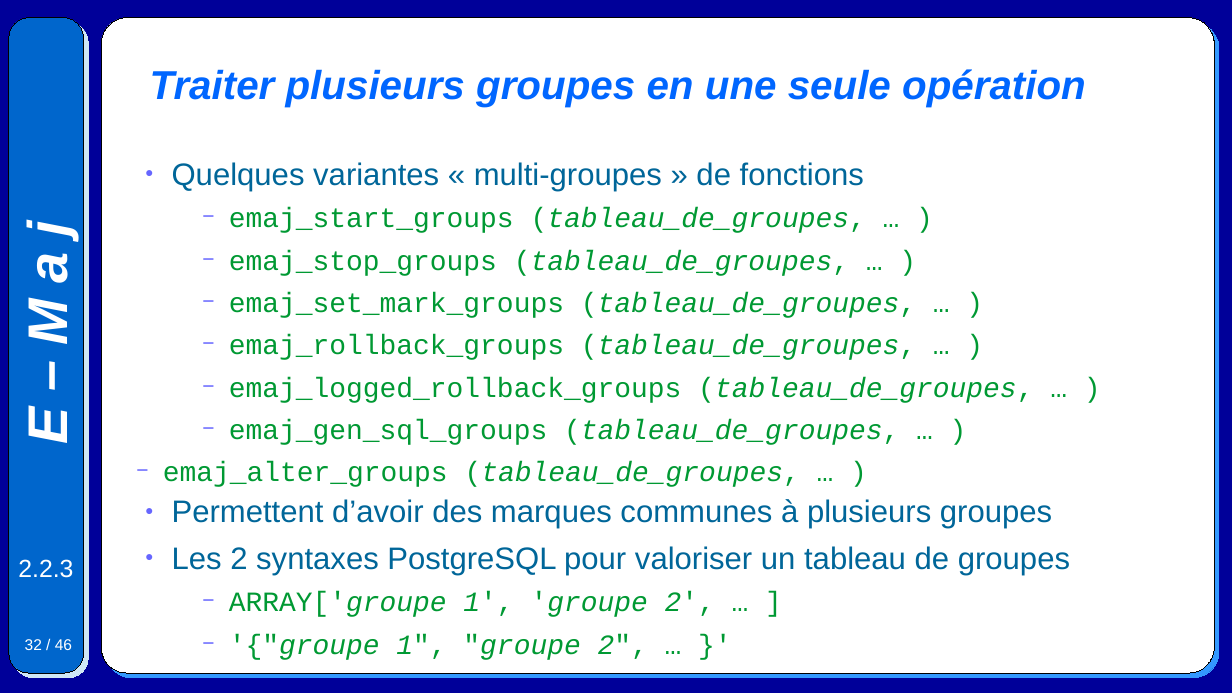
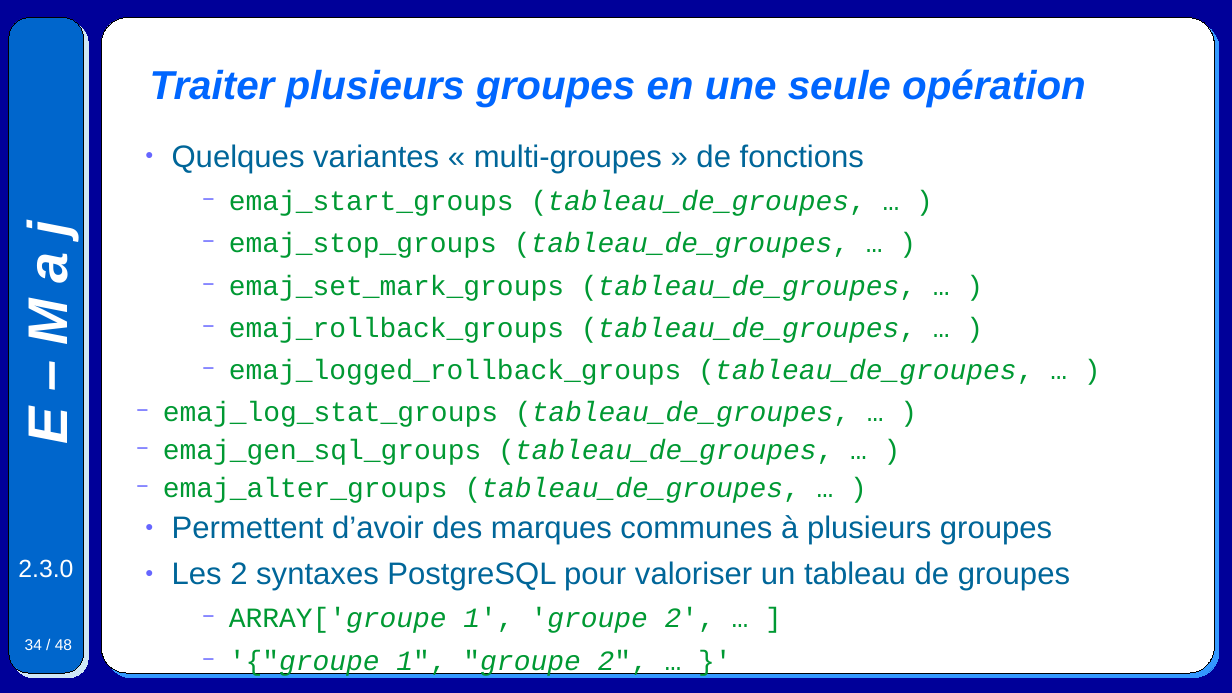
Before and after one commit to beaud76/emaj_doc, a slide deck: slide 34 of Emaj.devel_pres_fr.odp (slide 32 before the commit). Drawn at 1232x693 pixels with LibreOffice and Linux fonts; fonts in the diff are those of the drawing. Boxes give left, top, right and bottom in pixels: in the first picture for what was removed or moved away, otherwise in the second. Text is boxed around its words. In the diff, an @@ line names an element or a change of style, - is before the commit and + after.

```diff
--- a/Emaj.devel_pres_fr.odp
+++ b/Emaj.devel_pres_fr.odp
@@ text "Quelques variantes « multi-groupes » ...": place and size @@
-text "Quelques variantes « multi-groupes » ..." at [172, 162, 1070, 660]
+text "Quelques variantes « multi-groupes » ..." at [163, 144, 1070, 633]
@@ text at [163, 402, 850, 427]: paragraph added @@
+  − emaj_log_stat_groups (tableau_de_groupes, … )
@@ text at [163, 440, 833, 465]: indent changed; less space between paragraphs @@
@@ text at [18, 559, 73, 578]: text changed @@
-2.2.3
+2.3.0
@@ page number at [25, 639, 72, 650]: text changed @@
-32 / 46
+34 / 48
```
Also in this commit, not shown: 45 other slides changed, 2 slides added, 4 other files.
